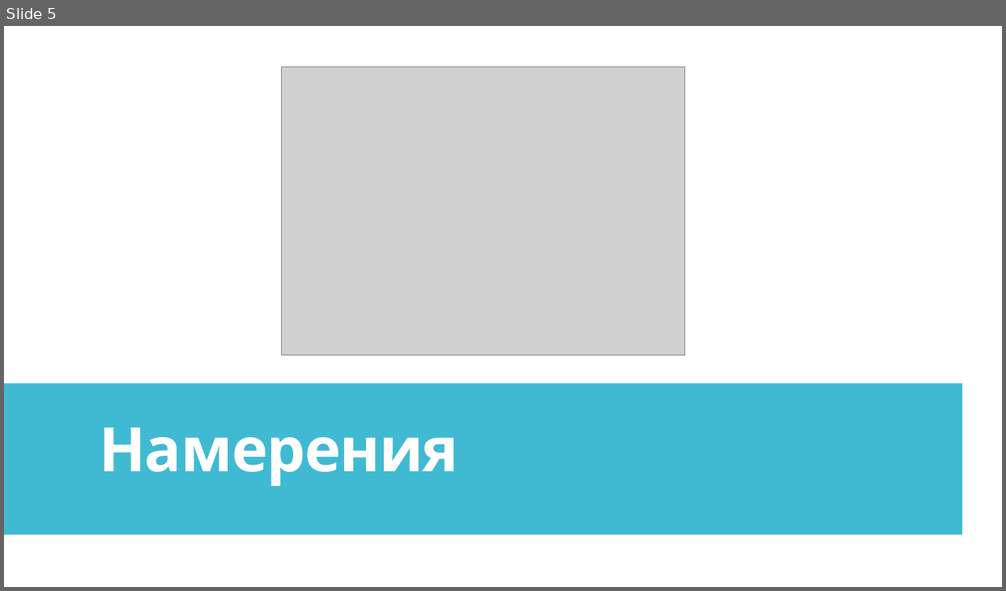
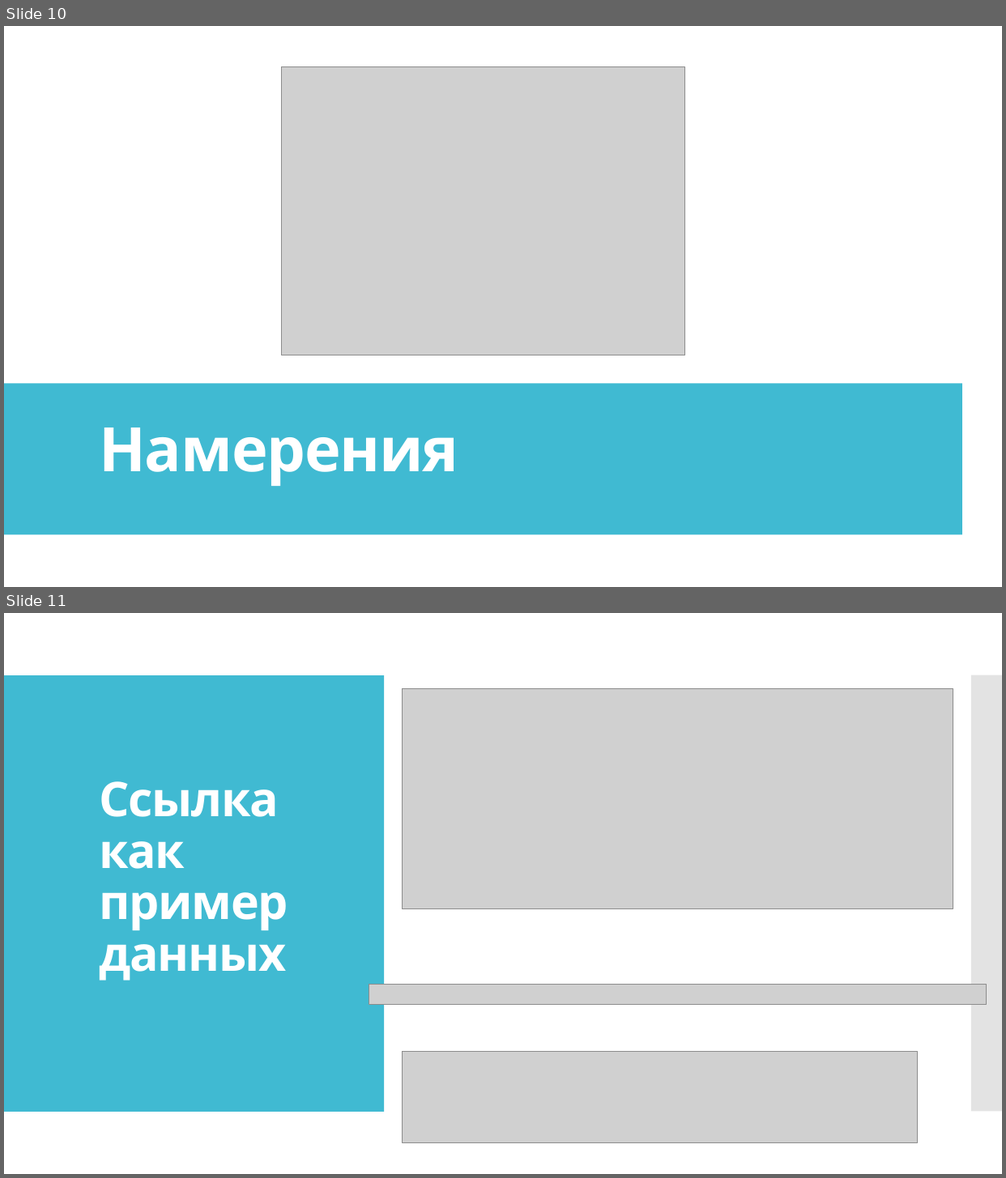
Before and after one commit to IriEfremova/LessonsCube, a slide deck: Android/Lesson15/ContextIntent.pptx. Shown one above the other, each under a label of ours: slide 5 before the commit, slides 10 and 11 after it. The pictures are 1006x591 and 1006x1178 pixels, drawn with LibreOffice and Linux fonts; fonts in the diff are those of the drawing; grey boxes stand for pictures. Boxes give left, top, right and bottom in pixels: in the first picture for what was removed or moved away, otherwise in the second. Text is boxed around its words. In the diff, an @@ line names an element or a change of style, - is before the commit and + after.

```diff
--- a/Android/Lesson15/ContextIntent.pptx
+++ b/Android/Lesson15/ContextIntent.pptx
@@ slide 11 added at (4,613,1002,1174), background #FFFFFF; not listed: 2 template elements that a slide beside it also shows @@
@@ rectangle added at (4,613,1002,1174), fill #FFFFFF @@
@@ rectangle added at (4,675,752,1112), fill #40BAD2 @@
@@ rectangle added at (4,675,385,1112), fill #40BAD2 @@
@@ rectangle added at (763,675,1002,1112), fill #C8C8C8 at 50% opacity @@
@@ rectangle added at (971,675,1002,1112), fill #C8C8C8 at 50% opacity @@
@@ picture added at (403,688,953,909) @@
@@ title added at (99,781,288,981), 46 pt, text #FFFFFF, bold @@
+Ссылка
+как пример данных
@@ picture added at (368,984,987,1004) @@
@@ picture added at (403,1052,918,1143) @@
@@ what was slide 5 is now slide 10 @@
```
Also in this commit, not shown: 6 slides changed, 9 other slides added, 5 slides removed.
